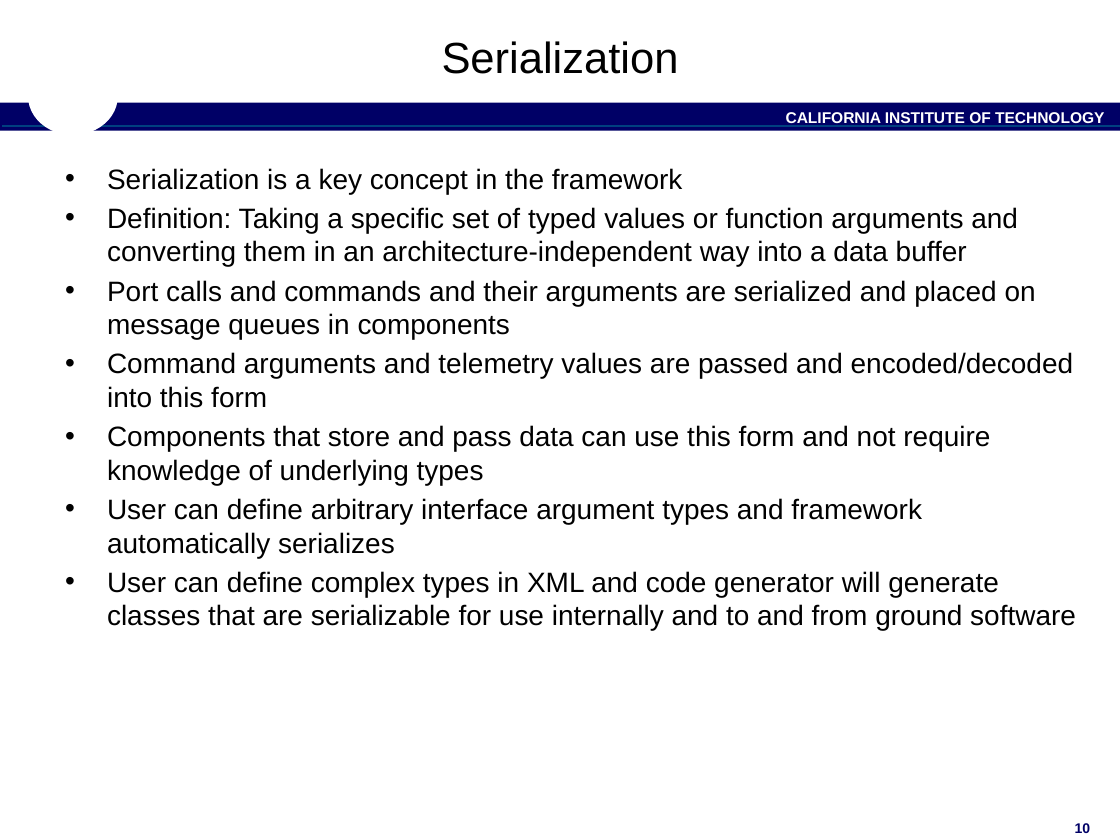
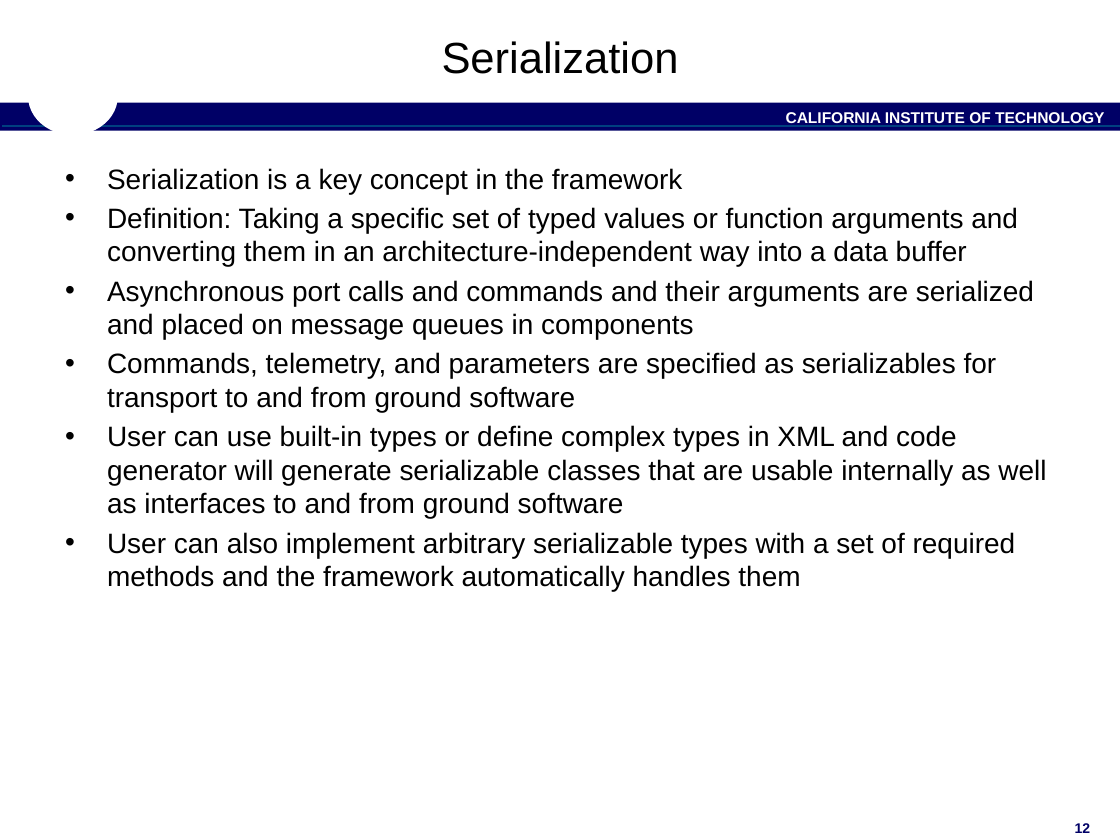
Before and after one commit to nasa/fprime, a slide deck: slide 12 of docs/Architecture/FPrimeSoftwareArchitecture.pptx (slide 10 before the commit). Drawn at 1120x840 pixels with LibreOffice and Linux fonts; fonts in the diff are those of the drawing; background and template pictures are left out. Boxes give left, top, right and bottom in pixels: in the first picture for what was removed or moved away, otherwise in the second. Text is boxed around its words. In the diff, an @@ line names an element or a change of style, - is before the commit and + after.

```diff
--- a/docs/Architecture/FPrimeSoftwareArchitecture.pptx
+++ b/docs/Architecture/FPrimeSoftwareArchitecture.pptx
@@ text at (x1=107, y1=280, x2=1046, y2=591): text changed @@
-• Port calls and commands and their arguments are serialized and placed on message queues in components
-• Command arguments and telemetry values are passed and encoded/decoded into this form
-• Components that store and pass data can use this form and not require knowledge of underlying types
-• User can define arbitrary interface argument types and framework automatically serializes
-• User can define complex types in XML and code generator will generate classes that are serializable for use internally and to and from ground software
+• Asynchronous port calls and commands and their arguments are serialized and placed on message queues in components
+• Commands, telemetry, and parameters are specified as serializables for transport to and from ground software
+• User can use built-in types or define complex types in XML and code generator will generate serializable classes that are usable internally as well as interfaces to and from ground software
+• User can also implement arbitrary serializable types with a set of required methods and the framework automatically handles them
@@ page number at (x1=1075, y1=823, x2=1091, y2=833): text changed @@
-10
+12
```
Also in this commit, not shown: 20 other slides changed, 7 slides added.
